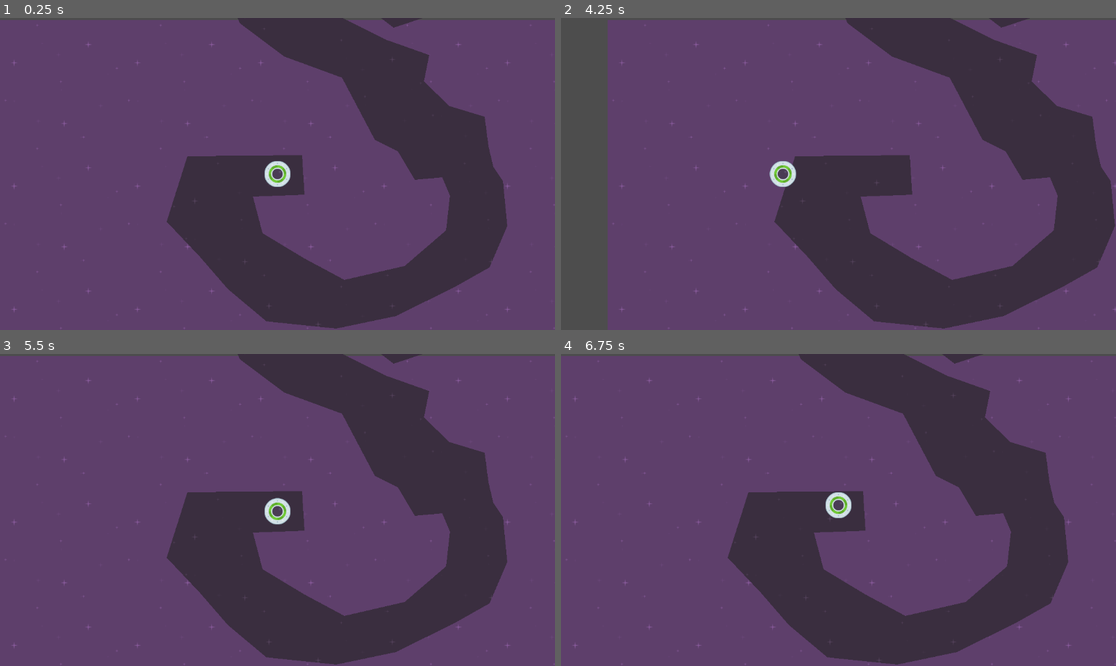
Above: before the commit, frames 1-4 (two rows, left to right).
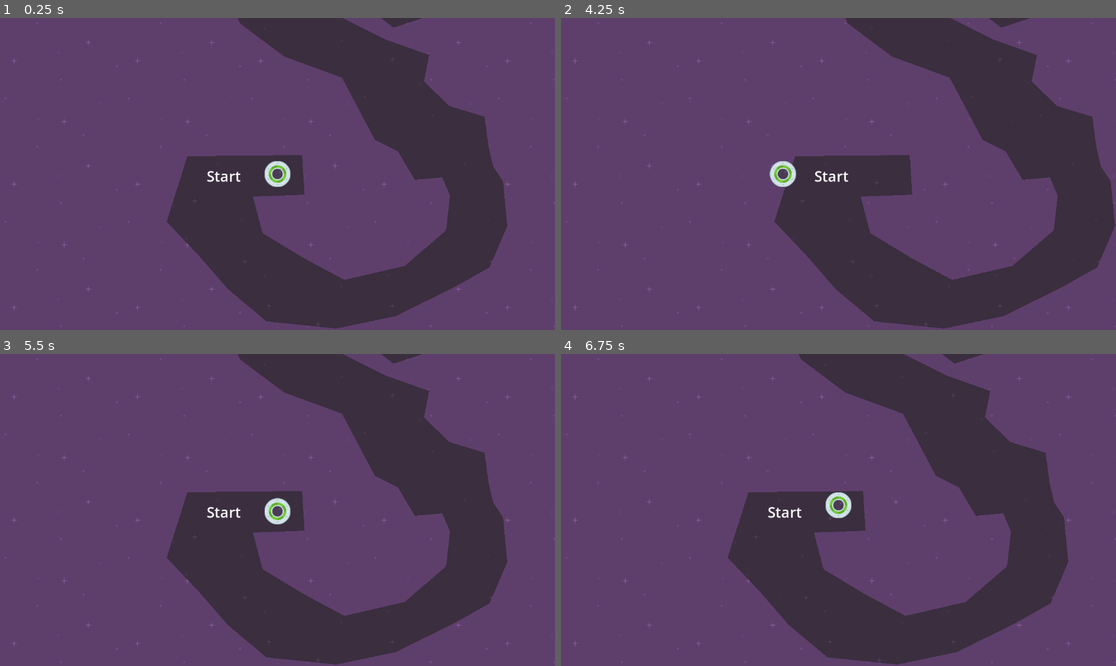
Above: after the commit, the same moments.

Repository: theaob/speedy-saucer
Game: Godot game, scene res://level_1.tscn
Same seed, same stepped clock (60 frames per second), same inputs: the game is played once before the commit and once after it.
Inputs:
- Up to frame 1 (0.25 s): no input
- Up to frame 2 (4.25 s): tap Enter at 0.5 s; hold Right (move_right) 0.53-1.28 s; hold Down (move_down) 1.28-2.03 s; hold Right (move_right) 2.03-2.78 s; hold Up (move_up) 2.78-3.53 s; hold Left (move_left) from 3.53 s (still down)
- Up to frame 3 (5.5 s): release Left (move_left) at 5.03 s; hold Down (move_down) from 5.03 s (still down)
- Up to frame 4 (6.75 s): release Down (move_down) at 5.78 s; hold Right (move_right) 5.78-6.53 s; hold Up (move_up) from 6.53 s (still down)

The runs differ from the first frame. In frame 1, 0.7% of the frame differs, in the area x 0-100%, y 0-100%; in frame 2, 9.1%; in frame 3, 0.7%; in frame 4, 0.7%.

Commit message:
add labels

Diff:
--- a/level_1.tscn
+++ b/level_1.tscn
@@ -1,15 +1,23 @@
-[gd_scene load_steps=5 format=3 uid="uid://ucyj2ft0itta"]
+[gd_scene load_steps=7 format=3 uid="uid://ucyj2ft0itta"]
 
 [ext_resource type="Texture2D" uid="uid://cnandqxrtpbfm" path="res://Assets/purple.png" id="1_58854"]
 [ext_resource type="Script" path="res://level_1.gd" id="1_vs8fb"]
 [ext_resource type="PackedScene" uid="uid://b0efpaub1d1fd" path="res://player.tscn" id="2_2begs"]
 [ext_resource type="PackedScene" uid="uid://b1vp3313lmn6v" path="res://maze.tscn" id="4_6qj3y"]
 
+[sub_resource type="LabelSettings" id="LabelSettings_yof1f"]
+font_size = 30
+
+[sub_resource type="LabelSettings" id="LabelSettings_wu3g6"]
+font_size = 30
+
 [node name="Level1" type="Node2D"]
 script = ExtResource("1_vs8fb")
 
-[node name="Background" type="TextureRect" parent="."]
-z_index = -100
+[node name="CanvasLayer" type="CanvasLayer" parent="."]
+layer = -10
+
+[node name="Background" type="TextureRect" parent="CanvasLayer"]
 offset_right = 1152.0
 offset_bottom = 648.0
 texture = ExtResource("1_58854")
@@ -19,7 +27,25 @@
 position = Vector2(576, 320)
 
 [node name="Maze" parent="." instance=ExtResource("4_6qj3y")]
-z_index = -1
+z_index = -50
 position = Vector2(375, 287)
 
+[node name="Label" type="Label" parent="."]
+z_index = -10
+offset_left = 429.0
+offset_top = 303.0
+offset_right = 500.0
+offset_bottom = 348.0
+text = "Start"
+label_settings = SubResource("LabelSettings_yof1f")
+
+[node name="Label2" type="Label" parent="."]
+z_index = -10
+offset_left = 1455.0
+offset_top = -131.0
+offset_right = 1495.0
+offset_bottom = -105.0
+text = "End"
+label_settings = SubResource("LabelSettings_wu3g6")
+
 [connection signal="body_exited" from="Maze" to="." method="_on_maze_body_exited"]
